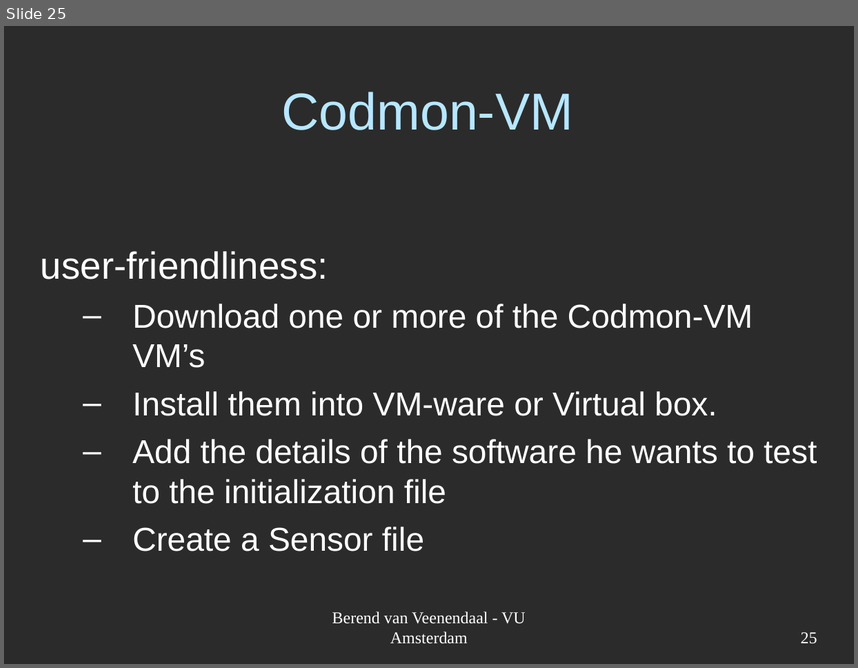
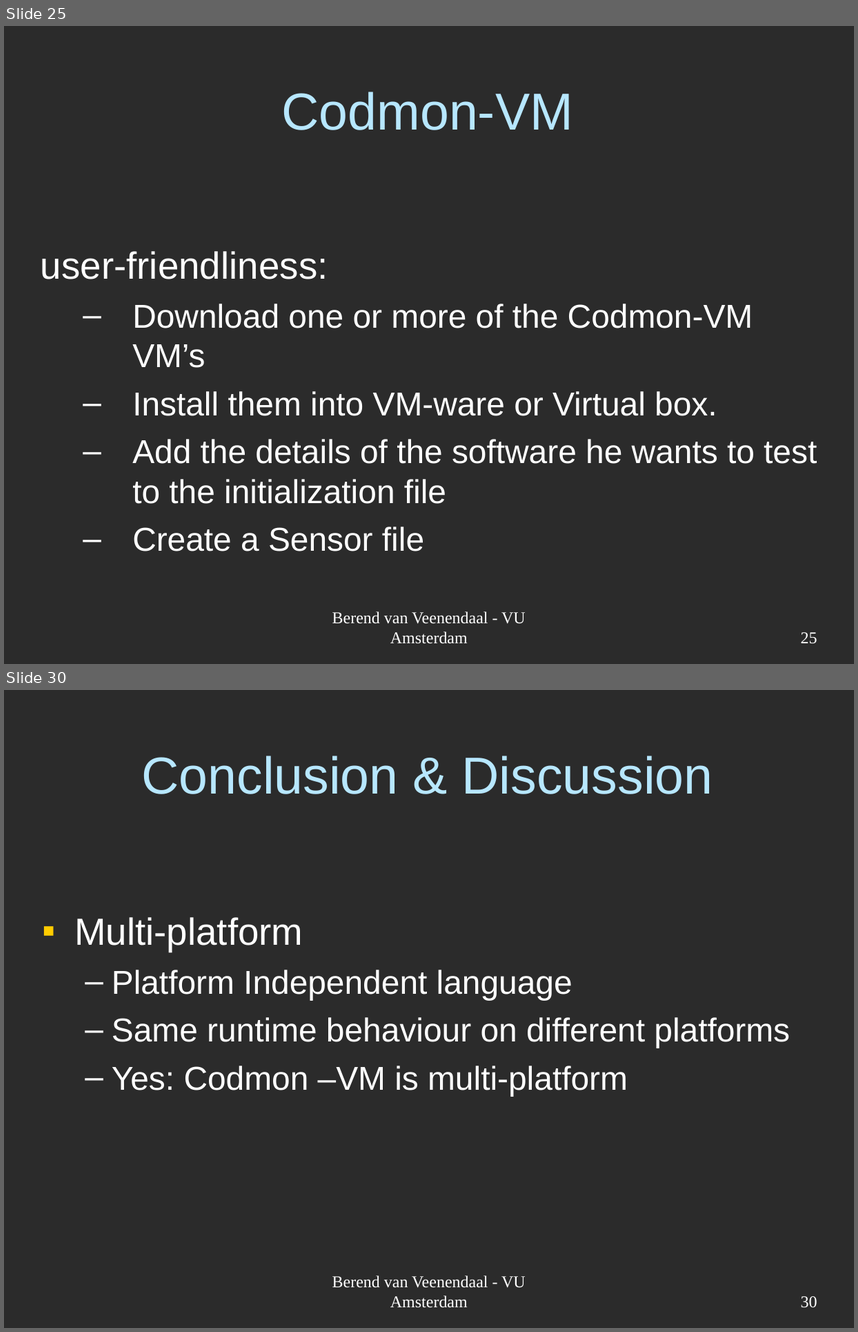
Before and after one commit to JungleComputing/codmon, a slide deck: doc/report/Codmon-VM.ppt. Shown one above the other, each under a label of ours: slide 25 before the commit, slides 25 and 30 after it; the slides between them are not shown. The pictures are 858x668 and 858x1332 pixels, drawn with LibreOffice and Linux fonts; fonts in the diff are those of the drawing; background and template pictures are left out; a plain dark background stands for a picture behind light text. Boxes give left, top, right and bottom in pixels: in the first picture for what was removed or moved away, otherwise in the second. Text is boxed around its words. In the diff, an @@ line names an element or a change of style, - is before the commit and + after.

```diff
--- a/doc/report/Codmon-VM.ppt
+++ b/doc/report/Codmon-VM.ppt
@@ slide 30 added at [4, 690, 854, 1328], background picture (left out) @@
@@ title added at [141, 756, 713, 794], 44 pt, text #B7E7FF @@
+Conclusion & Discussion
@@ text added at [74, 917, 790, 1096], 28 pt, text #FFFFFF @@
+▪ Multi-platform
+  – Platform Independent language
+  – Same runtime behaviour on different platforms
+  – Yes: Codmon –VM is multi-platform
@@ text added at [332, 1275, 526, 1308], 14 pt, text #FFFFFF @@
+Berend van Veenendaal - VU Amsterdam
@@ page number added at [801, 1296, 818, 1308], 14 pt, text #FFFFFF @@
+30
```
Also in this commit, not shown: 1 slide changed, 10 other slides added.
